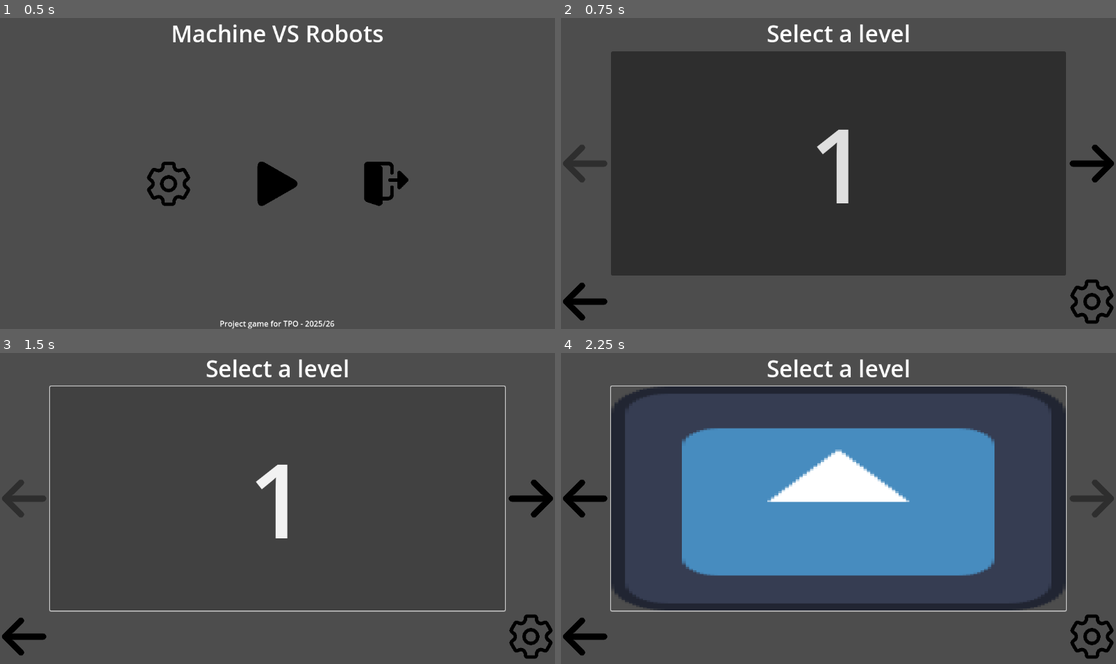
Above: before the commit, frames 1-4 (two rows, left to right).
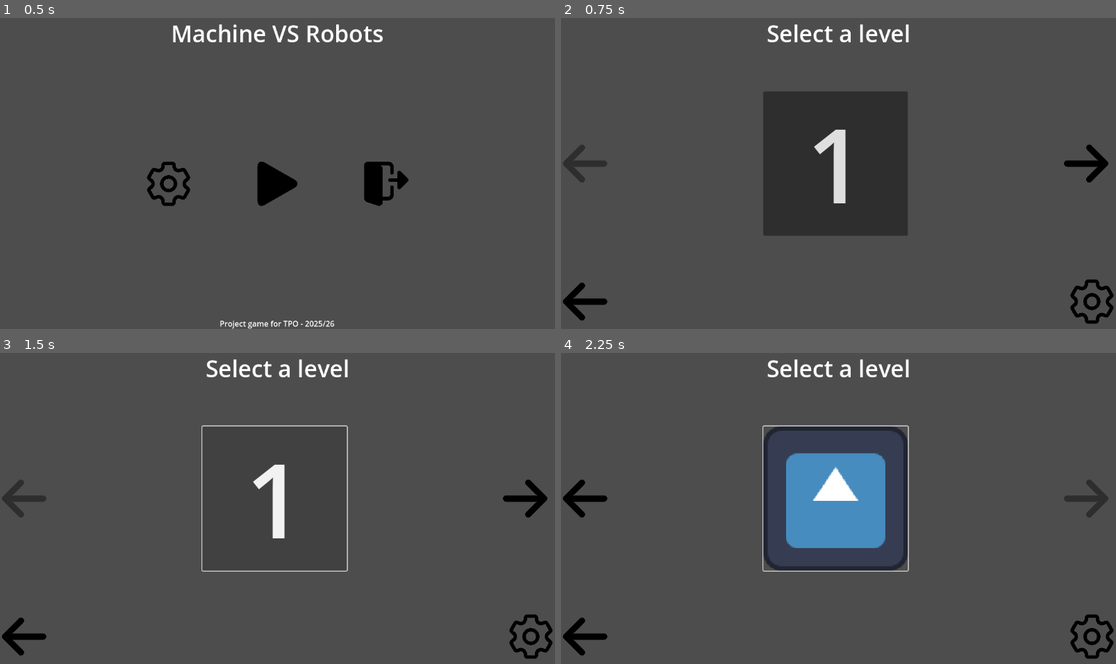
Above: after the commit, the same moments.

Repository: AuraDvin/MvR
Game: Godot game, scene res://levels/menus/main_menu/main_menu.tscn
The game is run twice, just before and just after one commit, with the same random seed, the same clock (stepped at 60 frames per second) and the same inputs. The engine's default icon, where the game draws it, is replaced by a stand-in: a white triangle on a blue panel in a dark square.
Inputs (mouse positions are in pixels of both pictures, inside the frame that each line leads up to; where the layout moved, square brackets give the same spot in the first picture):
- Up to frame 1 (0.5 s): no input
- Up to frame 2 (0.75 s): click (838, 182) at 0.5 s
- Up to frame 3 (1.5 s): click "1" at 1.25 s
- Up to frame 4 (2.25 s): click (1088, 499) [1093, 499] at 2 s

Frame 1 is identical in both runs. In frame 2, 47% of the frame differs, in the area x 9-100%, y 10-83%; in frame 3, 1.8%; in frame 4, 31%.

Commit message:
resized level button

Diff:
--- a/levels/menus/level_select/level_picker.tscn
+++ b/levels/menus/level_select/level_picker.tscn
@@ -16,11 +16,15 @@
 
 [node name="HBoxContainer" type="HBoxContainer" parent="."]
 layout_mode = 1
-anchors_preset = 15
+anchors_preset = 14
+anchor_top = 0.5
 anchor_right = 1.0
-anchor_bottom = 1.0
+anchor_bottom = 0.5
+offset_top = -150.0
+offset_bottom = 150.0
 grow_horizontal = 2
 grow_vertical = 2
+theme_override_constants/separation = 320
 
 [node name="LeftLevelPickBTN" type="Button" parent="HBoxContainer"]
 custom_minimum_size = Vector2(100, 100)
@@ -32,11 +36,12 @@
 
 [node name="LevelSelectionItem" parent="HBoxContainer" instance=ExtResource("3_ed8i0")]
 layout_mode = 2
-size_flags_horizontal = 3
+size_flags_horizontal = 4
 
 [node name="RightLevelPickBTN" type="Button" parent="HBoxContainer"]
 custom_minimum_size = Vector2(100, 100)
 layout_mode = 2
+size_flags_horizontal = 8
 focus_mode = 0
 icon = ExtResource("4_u55cg")
 flat = true
